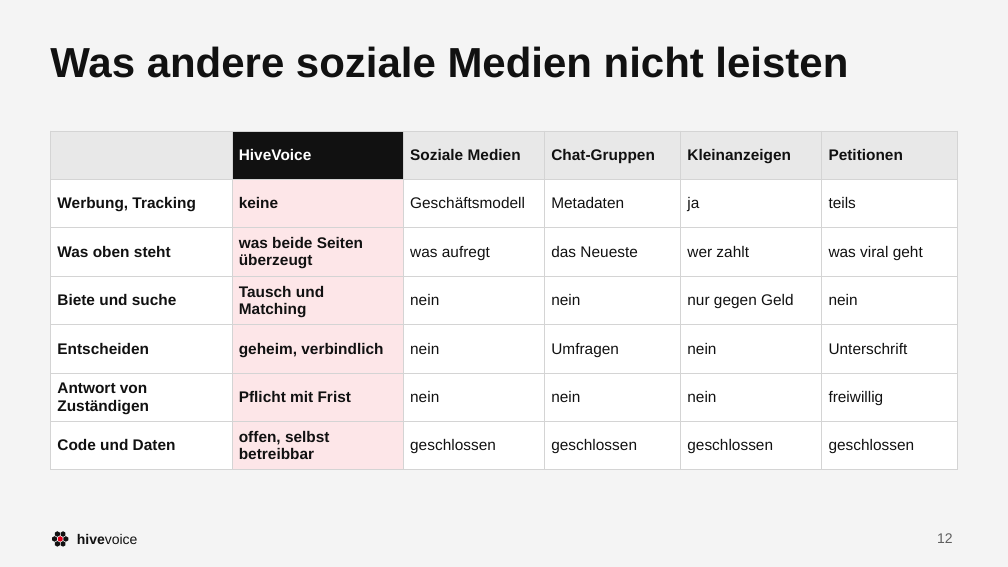
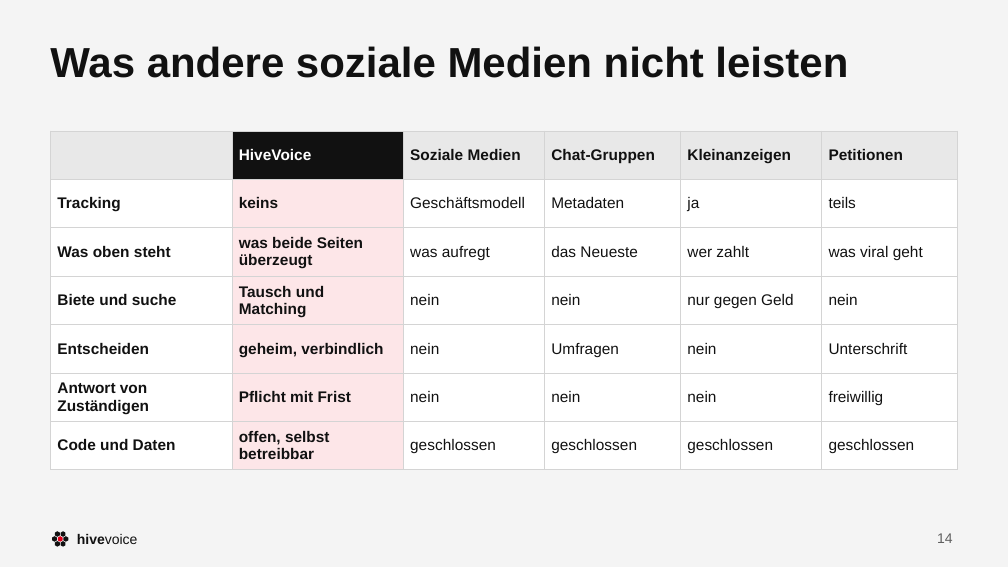
Before and after one commit to dafiiit/HiveVoice, a slide deck: slide 14 of docs/werbung/HiveVoice.pptx (slide 12 before the commit). Drawn at 1008x567 pixels with LibreOffice and Linux fonts; fonts in the diff are those of the drawing. Boxes give left, top, right and bottom in pixels: in the first picture for what was removed or moved away, otherwise in the second. Text is boxed around its words. In the diff, an @@ line names an element or a change of style, - is before the commit and + after.

```diff
--- a/docs/werbung/HiveVoice.pptx
+++ b/docs/werbung/HiveVoice.pptx
@@ table at [50,131,958,463] @@
-row 2, column 1: Werbung, Tracking
+row 2, column 1: Tracking
-row 2, column 2: keine
+row 2, column 2: keins
@@ page number at [937,533,953,543]: text changed @@
-12
+14
```
Also in this commit, not shown: 4 other slides changed, 10 slides added, 7 slides removed, 9 other files.
